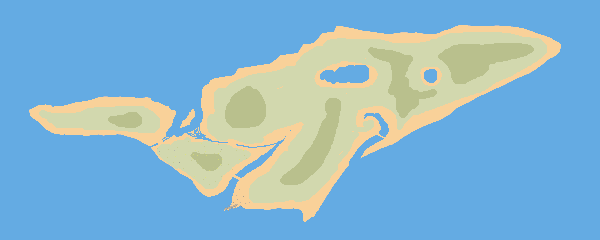
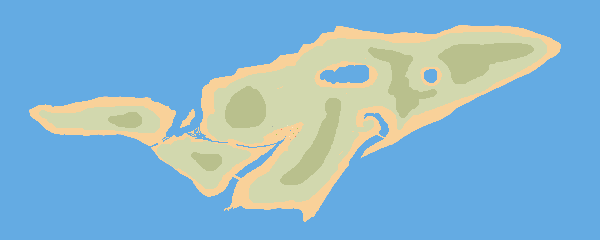
Comparing the layer stacks of the two 600px x 240px images. Changes:
painted on "landscape" over 157, 125, 299, 211
